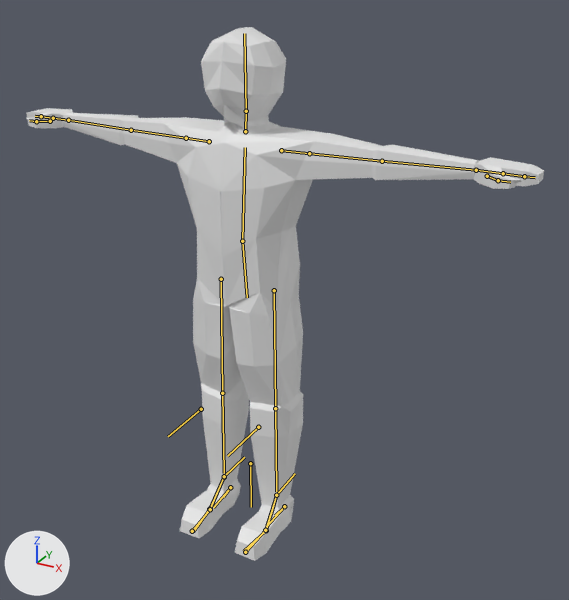
An edit to the Blender file characters/player/Char/char.blend, drawn before and after from the same camera.
One viewpoint serves both versions: a camera (50 mm lens) standing at (3.42, -5.48, 5.15) and looking at (0.22, 0.34, 2.24). Arrows for +X, +Y and +Z are at lower left; the lights stay in place. The bones that bend it are drawn over the model as lines.

Objects in the first picture: 'Char'.
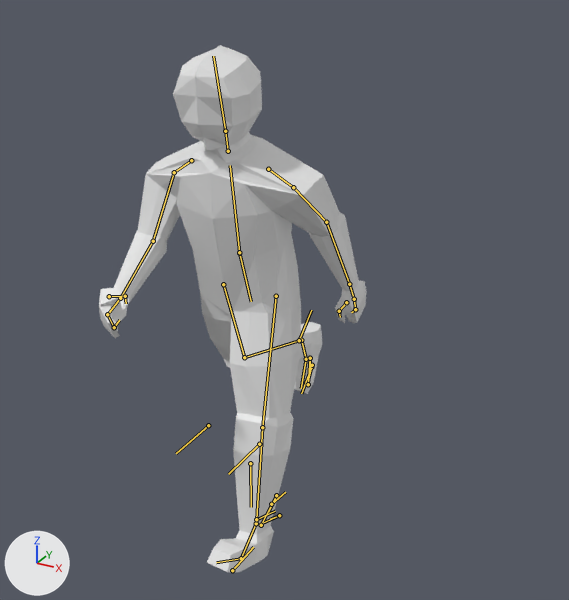
The newer file adds an action. The first version stands in its rest pose; the second is drawn at frame 0 of the action 'running'.

The edits, one by one:
Bone 'pelvis' (bone_pelvis) moves from (0.0, 0.0, 0.0) to (0.037, 0.086, 0.049).
Bone 'pelvis' (bone_pelvis) turns from (0, 0, 0) to (-10, 1, 8) degrees about its own x, y and z.
Bone 'spine' (bone_spine) turns from (0, 0, 0) to (2, 5, -1) degrees about its own x, y and z.
Bone 'shoulder.L' (bone_shoulder_l) turns from (0, 0, 0) to (-32, 1, -10) degrees about its own x, y and z.
Bone 'arm.L' (bone_arm_l) turns from (0, 0, 0) to (-51, 27, 12) degrees about its own x, y and z.
Bone 'forearm.L' (bone_forearm_l) turns from (0, 0, 0) to (4, -3, -21) degrees about its own x, y and z.
Bone 'hand.L' (bone_hand_l) turns from (0, 0, 0) to (-3, 0, 0) degrees about its own x, y and z.
Bone 'finger.L' (bone_finger_l) turns from (0, 0, 0) to (-8, -1, 0) degrees about its own x, y and z.
Bone 'finger2.L' (bone_finger2_l) turns from (0, 0, 0) to (-39, -7, 0) degrees about its own x, y and z.
Bone 'thumb.L' (bone_thumb_l) turns from (0, 0, 0) to (-46, 31, -20) degrees about its own x, y and z.
Bone 'shoulder.R' (bone_shoulder_r) turns from (0, 0, 0) to (-35, -1, 3) degrees about its own x, y and z.
Bone 'arm.R' (bone_arm_r) turns from (0, 0, 0) to (-32, 20, 32) degrees about its own x, y and z.
Bone 'forearm.R' (bone_forearm_r) turns from (0, 0, 0) to (-5, 5, 52) degrees about its own x, y and z.
Bone 'hand.R' (bone_hand_r) turns from (0, 0, 0) to (9, 6, -1) degrees about its own x, y and z.
Bone 'finger.R' (bone_finger_r) turns from (0, 0, 0) to (-49, 3, -5) degrees about its own x, y and z.
Bone 'finger2.R' (bone_finger2_r) turns from (0, 0, 0) to (-122, 1, -16) degrees about its own x, y and z.
Bone 'thumb.R' (bone_thumb_r) turns from (0, 0, 0) to (-88, 17, 52) degrees about its own x, y and z.
Bone 'thumb2.R' (bone_thumb2_r) turns from (0, 0, 0) to (-1, -5, -31) degrees about its own x, y and z.
Bone 'CTRL-toe-roll.L' (bone_ctrl_toe_roll_l) moves from (0.0, 0.0, 0.0) to (0.032, -0.227, 0.009).
Bone 'IK-toe.L' (bone_ik_toe_l) moves from (0.0, 0.0, 0.0) to (0.006, -0.121, -0.004).
Bone 'IK-toe.L' (bone_ik_toe_l) turns from (0, 0, 0) to (23, 1, 0) degrees about its own x, y and z.
Bone 'IK-leg.L' (bone_ik_leg_l) moves from (0.0, 0.0, 0.0) to (0.046, -0.449, -0.128).
Bone 'CTRL-toe-roll.R' (bone_ctrl_toe_roll_r) moves from (0.0, 0.0, 0.0) to (-0.274, 0.98, -0.372).
Bone 'CTRL-toe-roll.R' (bone_ctrl_toe_roll_r) turns from (0, 0, 0) to (-1, 1, 14) degrees about its own x, y and z.
Bone 'IK-toe.R' (bone_ik_toe_r) moves from (0.0, 0.0, 0.0) to (0.249, -0.508, 1.174).
Bone 'IK-toe.R' (bone_ik_toe_r) turns from (0, 0, 0) to (-50, 2, -1) degrees about its own x, y and z.
Bone 'CTRL-heel-roll.R' (bone_ctrl_heel_roll_r) moves from (0.0, 0.0, 0.0) to (-0.002, -0.025, 0.004).
Bone 'CTRL-heel-roll.R' (bone_ctrl_heel_roll_r) turns from (0, 0, 0) to (-4, 0, 0) degrees about its own x, y and z.
Bone 'CTRL-foot-roll.R' (bone_ctrl_foot_roll_r) moves from (0.0, 0.0, 0.0) to (-0.013, 0.064, 0.178).
Bone 'CTRL-foot-roll.R' (bone_ctrl_foot_roll_r) turns from (0, 0, 0) to (-1, 0, 0) degrees about its own x, y and z.
Bone 'IK-leg.R' (bone_ik_leg_r) moves from (0.0, 0.0, 0.0) to (0.009, 0.023, 0.455).
Bone 'IK-foot.R' (bone_ik_foot_r) turns from (0, 0, 0) to (-16, -1, 0) degrees about its own x, y and z.
Bone 'IK-target-leg.R' (bone_ik_target_leg_r) moves from (0.0, 0.0, 0.0) to (-0.074, 0.0, -0.155).

What differs and where, as boxes (x1, y1, x2, y2) in the pictures (569 x 600 px):
'Char', posed (48% narrower): before (26, 27, 544, 561); after (99, 45, 367, 572)
bone 'pelvis', root to tip: before (242, 241) to (247, 297); after (239, 253) to (251, 301)
bone 'spine', root to tip: before (242, 241) to (245, 147); after (239, 252) to (230, 165)
bone 'shoulder.L', root to tip: before (281, 150) to (309, 153); after (268, 169) to (293, 187)
bone 'arm.L', root to tip: before (309, 153) to (382, 161); after (293, 187) to (326, 222)
bone 'forearm.L', root to tip: before (382, 161) to (476, 170); after (326, 222) to (349, 284)
bone 'hand.L', root to tip: before (476, 170) to (503, 173); after (349, 284) to (354, 299)
bone 'finger.L', root to tip: before (503, 173) to (524, 176); after (354, 299) to (355, 309)
bone 'finger2.L', root to tip: before (524, 176) to (535, 177); after (355, 309) to (351, 312)
bone 'thumb.L', root to tip: before (487, 176) to (498, 180); after (346, 302) to (339, 311)
bone 'shoulder.R', root to tip: before (209, 141) to (186, 138); after (191, 160) to (174, 172)
bone 'arm.R', root to tip: before (186, 138) to (131, 130); after (174, 172) to (153, 241)
bone 'forearm.R', root to tip: before (131, 130) to (68, 120); after (153, 241) to (120, 298)
bone 'hand.R', root to tip: before (68, 120) to (53, 118); after (120, 298) to (107, 314)
bone 'finger.R', root to tip: before (53, 118) to (41, 116); after (107, 314) to (114, 327)
bone 'finger2.R', root to tip: before (41, 116) to (35, 116); after (114, 327) to (119, 320)
bone 'thumb.R', root to tip: before (50, 121) to (36, 121); after (109, 296) to (125, 296)
bone 'thumb2.R', root to tip: before (36, 121) to (29, 120); after (125, 296) to (126, 303)
bone 'CTRL-toe-roll.L', root to tip: before (245, 552) to (265, 530); after (232, 570) to (253, 547)
bone 'IK-toe.L', root to tip: before (284, 506) to (266, 527); after (279, 515) to (261, 523)
bone 'IK-leg.L', root to tip: before (276, 495) to (295, 473); after (256, 519) to (275, 511)
bone 'CTRL-toe-roll.R', root to tip: before (192, 531) to (210, 509); after (271, 504) to (285, 492)
bone 'IK-toe.R', root to tip: before (230, 487) to (213, 507); after (311, 367) to (301, 393)
bone 'CTRL-heel-roll.R', root to tip: before (230, 487) to (223, 497); after (312, 365) to (308, 378)
bone 'CTRL-foot-roll.R', root to tip: before (210, 509) to (224, 476); after (308, 384) to (310, 358)
bone 'IK-leg.R', root to tip: before (224, 476) to (244, 457); after (299, 340) to (311, 310)
bone 'IK-foot.R', root to tip: before (224, 476) to (216, 494); after (310, 358) to (310, 370)
bone 'IK-target-leg.R', root to tip: before (201, 409) to (168, 436); after (208, 425) to (176, 453)
